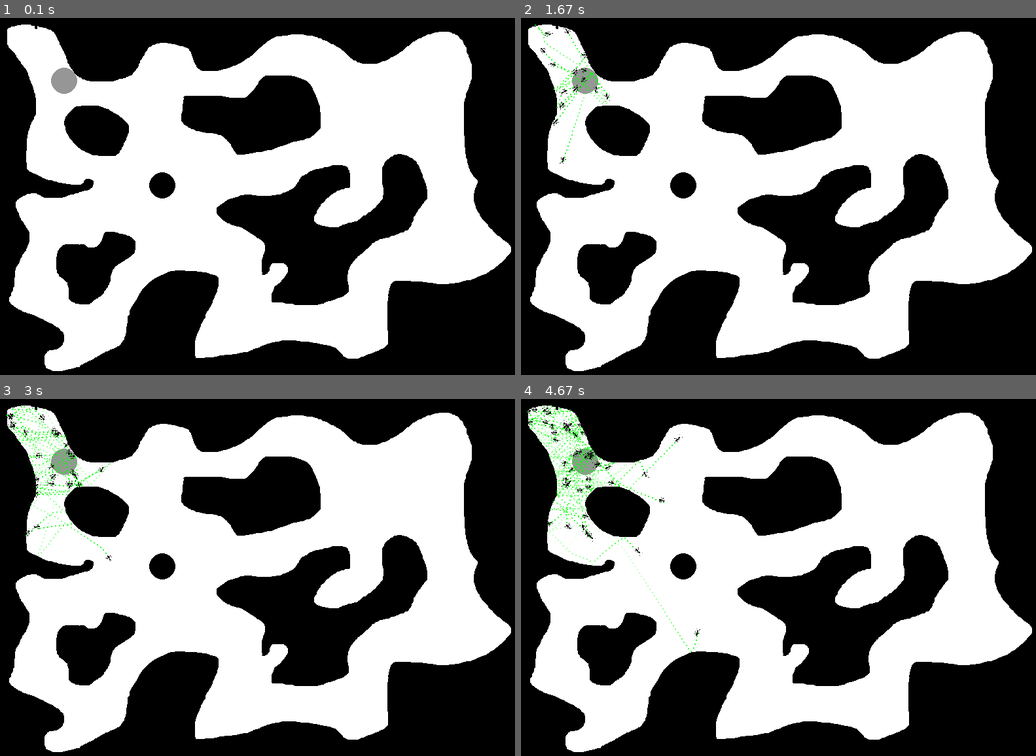
Above: before the commit, frames 1-4 (two rows, left to right).
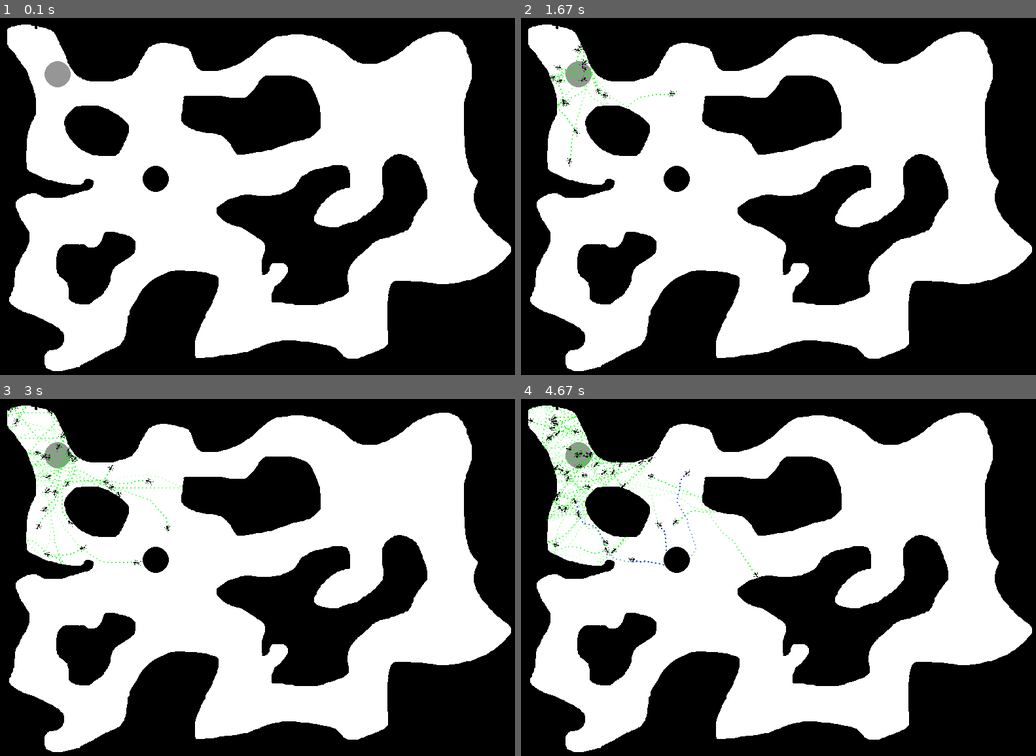
Above: after the commit, the same moments.

Repository: wschopohl/fuh-ants
Game: pygame game, started from Johannes/main.py
Two runs of this game, one before a commit and one after it. Both use one fixed random seed, a clock stepped at 60 frames per second and the inputs below.
Inputs:
- Up to frame 1 (0.1 s): no input
- Up to frame 2 (1.67 s): hold Right 0.33-0.8 s; hold Up 0.83-1.3 s; hold Right from 1.33 s (still down)
- Up to frame 3 (3 s): release Right at 1.8 s; hold Left 1.83-2.37 s; hold Down 2.4-2.87 s; hold Left from 2.9 s (still down)
- Up to frame 4 (4.67 s): release Left at 3.37 s; hold Up 3.4-3.87 s; hold Right 3.9-4.53 s; hold Down from 4.57 s (still down)

The runs differ from the first frame. In frame 1, 0.5% of the frame differs, in the area x 8-35%, y 12-51%; in frame 2, 0.9%; in frame 3, 1.7%; in frame 4, 2.6%, in the area x 0-47%, y 1-71%.

Commit message:
pheromones follow works

Diff:
--- a/Johannes/ant.py
+++ b/Johannes/ant.py
@@ -10,7 +10,9 @@
                                    int(pos[1])-sensor_weite:int(pos[1])+sensor_weite+1]
 
     pass
-
+def sum_neighborhood(map,pos,sensor_weite):
+    return sum(map[int(pos[0])-sensor_weite:int(pos[0])+sensor_weite+1,
+                                   int(pos[1])-sensor_weite:int(pos[1])+sensor_weite+1])
 def simple_sensor(map):
     pos = [(7,4),(7,7),(4,7),(1,7),(1,4),(1,1),(4,1),(7,1)]
     return [np.sum(get_neighborhood(map,x,1)) for x in pos]
@@ -35,14 +37,37 @@
         self.trage_obj = None
         self.count_event=0
 
-
+    def sensor(self,phero):
+        sensor_fov={-60:3,-30:7,0:10,30:7,60:3}
+        sensor_depth = {15:4,10:6,5:10}
+        sensor_list  = []
+        # for y in sensor_fov.keys():
+        #     deep_list = []
+        #     for x in sensor_depth.keys():
+        #         deep_list.append(sum(sum_neighborhood(phero,(int(self.pos[0]+np.cos((self.rotation+y)/180*np.pi)),
+        #                                               int(self.pos[1]+np.sin((self.rotation+y)/180*np.pi))),2)
+        #                 )*sensor_depth[x])
+        #     sensor_list.append(sum(deep_list))
+        # sum(sensor_list)
+
+        weighted_dir=np.array([sum(
+                        [sum(sum_neighborhood(phero,(int(self.pos[0]+np.cos((self.rotation+y)/180*np.pi)*x),
+                                                      int(self.pos[1]+np.sin((self.rotation+y)/180*np.pi)*x)),2)
+                        )*sensor_depth[x] for x in sensor_depth.keys()]) for y in sensor_fov.keys()])
+        weight= sum(weighted_dir)
+        if weight!=0:
+            weighted_dir =weighted_dir/weight
+            new_dir =sum([weighted_dir[i]*y for i,y in enumerate(sensor_fov.keys())])
+        else:
+            new_dir=0
+        return new_dir
     def update(self):
 
         # sensor
         #Futter in der naehe?
         if not self.trage_obj:
             for food in self.umwelt.food_places:
-                if dis_pos(food.pos,self.pos) <40:
+                if dis_pos(food.pos,self.pos) <20:
                     self.trage_obj = True
                     food.amount -=1
                     print('FUTTER')
@@ -51,23 +76,43 @@
         #colonie in der naehe
         if self.trage_obj:
             for colony in self.umwelt.colonys:
-                if dis_pos(colony.pos,self.pos) <40:
+                if dis_pos(colony.pos,self.pos) <20:
                     self.trage_obj = False
                     colony.food +=1
                     print(colony.food)
                     self.rotation+=180
                     self.count_event=0
         #neue_Richtung?
-        if not self.trage_obj:
-            arr = simple_sensor(get_neighborhood(self.colony.phero[1],self.pos,self.sensor_weite))
-        else:
-            arr = simple_sensor(get_neighborhood(self.colony.phero[0],self.pos,self.sensor_weite))
-        sector_i = int((self.rotation+22.5)/45)%8 #kaufmaennisch runden
-        bias = 1
-        links = arr[(sector_i-1)%8]+bias
-        mitte = arr[(sector_i)%8]+bias
-        rechts = arr[(sector_i+1)%8]+bias
-
+        # if not self.trage_obj:
+        #     arr = simple_sensor(get_neighborhood(self.colony.phero[1],self.pos,self.sensor_weite))
+        # else:
+        #     arr = simple_sensor(get_neighborhood(self.colony.phero[0],self.pos,self.sensor_weite))
+        # sector_i = int((self.rotation+22.5)/45)%8 #kaufmaennisch runden
+        # bias = 1
+        # links = arr[(sector_i-1)%8]+bias
+        # mitte = arr[(sector_i)%8]+bias
+        # rechts = arr[(sector_i+1)%8]+bias
+
+        # sensor_fov={-120:2,-90:4,-60:6,-30:8,0:10,30:8,60:6,90:4,120:2}
+        # sensor_depth = {25:2,20:4,15:6,10:8,5:10}
+
+        # sensor_fov={-60:6,-30:8,0:10,30:8,60:6}
+        # sensor_depth = {15:6,10:8,5:10}
+        if self.count_event%6 ==0:
+            # new_dir=sum([sum([sum(get_neighborhood(self.colony.phero[1],(self.pos[0]+np.cos((self.rotation+y)/180*np.pi),
+            #                                                     self.pos[1]+np.sin((self.rotation+y)/180*np.pi)),2)
+            #             )*sensor_depth[x] for x in sensor_depth.keys()])/30*sensor_fov[y] for y in sensor_fov.keys()])/50
+
+            if not self.trage_obj:
+                new_dir=self.sensor(self.colony.phero[1])
+            else:
+                new_dir=self.sensor(self.colony.phero[0])
+
+            if new_dir==0:
+                if np.random.random()<0.3:
+                    self.rotation = self.rotation-30+np.random.random()*60
+            else:
+                self.rotation += new_dir
         # weight = links+mitte+rechts
         # new_dir = np.random.random()
         # if new_dir < links/weight:
@@ -76,15 +121,15 @@
         #     self.rotation += +60*np.random.random() -30
         # else:
         #     self.rotation += +40*np.random.random() +30
-        if self.count_event%6 ==0:
-            if max([links,rechts,mitte])<20:
-                if np.random.random()<0.1:
-                    self.rotation += -45+90* np.random.random()
-            else:
-                if links>mitte and links >rechts:
-                    self.rotation -= 45
-                elif rechts>mitte and rechts > links:
-                    self.rotation +=45
+        # if self.count_event%6 ==0:
+        #     if max([links,rechts,mitte])<20:
+        #         if np.random.random()<0.1:
+        #             self.rotation += -45+90* np.random.random()
+        #     else:
+        #         if links>mitte and links >rechts:
+        #             self.rotation -= 45
+        #         elif rechts>mitte and rechts > links:
+        #             self.rotation +=45
 
 
         # auswertung
--- a/Johannes/main.py
+++ b/Johannes/main.py
@@ -25,8 +25,8 @@
 
 #BG/map
 
-bg_map = pygame.image.load("map_01.png")
-ameise = pygame.image.load("walking_ant.png")
+bg_map = pygame.image.load("Johannes/map_01.png")
+ameise = pygame.image.load("Johannes/walking_ant.png")
 
 ameise_frame_h = 248
 ameise_frame_b = 202
@@ -107,13 +107,13 @@
 
 
     for food in Umwelt.food_places:
-        pygame.draw.circle(screen, SCHWARZ, (food.pos[0]+10,food.pos[1]+10), 20)
+        pygame.draw.circle(screen, SCHWARZ, food.pos, 20)
 
     for colony in Umwelt.colonys:
         #äphero_map = pygame.surfarray.make_surface(colony.phero[0])
         #phero_map.set_colorkey(0)
         #surf_phero_a.set_alpha(colony.phero[0])
-        pygame.draw.circle(screen, GRAU, (colony.pos[0]+10,colony.pos[1]+10), 20)
+        pygame.draw.circle(screen, GRAU, colony.pos, 20)
         surf_phero_a_alpha = pygame.surfarray.pixels_alpha(surf_phero_a)
         surf_phero_a_alpha[:] = colony.phero[0]#.astype('uint8')
         del surf_phero_a_alpha
--- a/Johannes/umwelt.py
+++ b/Johannes/umwelt.py
@@ -36,7 +36,7 @@
         for ant in self.ants:
             ant.update()
         for i,phero in enumerate(self.phero):
-            self.phero[i] = phero*0.992
+            self.phero[i] = phero*0.99
 
     def change_phero(self,ind,val,pos):
         #self.phero[ind][pos[0]-4:pos[0]+4,pos[1]-4:pos[1]+4] =min(max(0, self.phero[ind][pos[0],pos[1]]+val),255)
